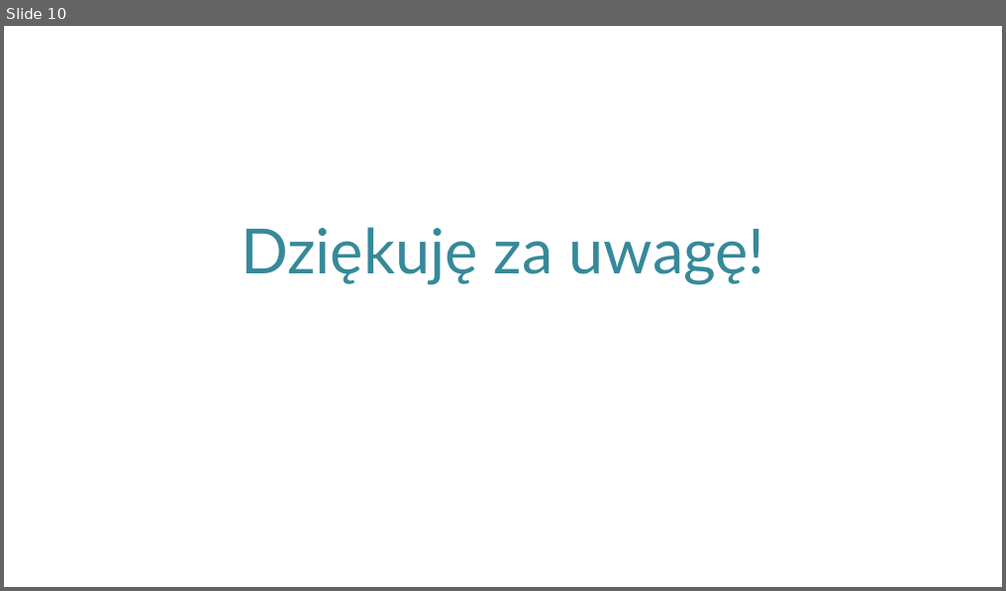
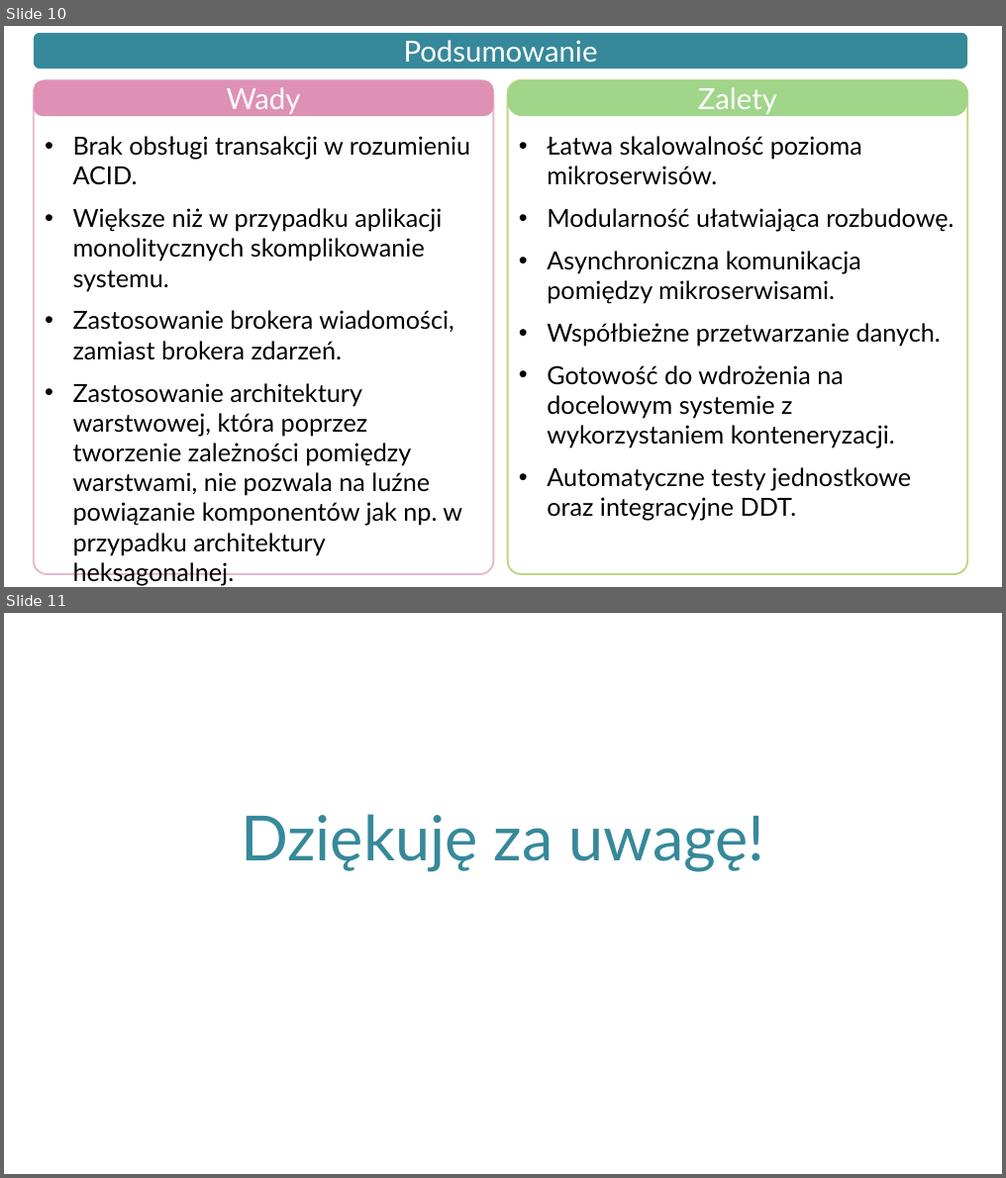
Before and after one commit to lukaszse/praca-dyplomowa, a slide deck: Prezentacja.pptx. Shown one above the other, each under a label of ours: slide 10 before the commit, slides 10 and 11 after it. The pictures are 1006x591 and 1006x1178 pixels, drawn with LibreOffice and Linux fonts; fonts in the diff are those of the drawing. Boxes give left, top, right and bottom in pixels: in the first picture for what was removed or moved away, otherwise in the second. Text is boxed around its words. In the diff, an @@ line names an element or a change of style, - is before the commit and + after.

Commit message:
uaktualniono prezentacje

```diff
--- a/Prezentacja.pptx
+++ b/Prezentacja.pptx
@@ slide 10 added at [4, 26, 1002, 587], background #FFFFFF @@
@@ rounded rectangle added at [33, 33, 967, 69], fill #36899A, 28 pt, text #FFFFFF @@
+Podsumowanie
@@ rounded rectangle added at [33, 80, 494, 574], fill #FFFFFF, outline #E9B6CE 1.75 pt, 24 pt, text #000000 @@
+• Brak obsługi transakcji w rozumieniu ACID.
+• Większe niż w przypadku aplikacji monolitycznych skomplikowanie systemu.
+• Zastosowanie brokera wiadomości, zamiast brokera zdarzeń.
+• Zastosowanie architektury warstwowej, która poprzez tworzenie zależności pomiędzy warstwami, nie pozwala na luźne powiązanie komponentów jak np. w przypadku architektury heksagonalnej.
@@ rounded rectangle added at [33, 80, 494, 116], fill #DE91B5, 28 pt, text #FFFFFF @@
+Wady
@@ rounded rectangle added at [508, 80, 968, 574], fill #FFFFFF, outline #BCD87C 1.75 pt, 24 pt, text #000000 @@
+• Łatwa skalowalność pozioma mikroserwisów.
+• Modularność ułatwiająca rozbudowę.
+• Asynchroniczna komunikacja pomiędzy mikroserwisami.
+• Współbieżne przetwarzanie danych.
+• Gotowość do wdrożenia na docelowym systemie z wykorzystaniem konteneryzacji.
+• Automatyczne testy jednostkowe oraz integracyjne DDT.
@@ rounded rectangle added at [508, 80, 968, 116], fill #A0D58A, 28 pt, text #FFFFFF @@
+Zalety
@@ what was slide 10 is now slide 11 @@
```
